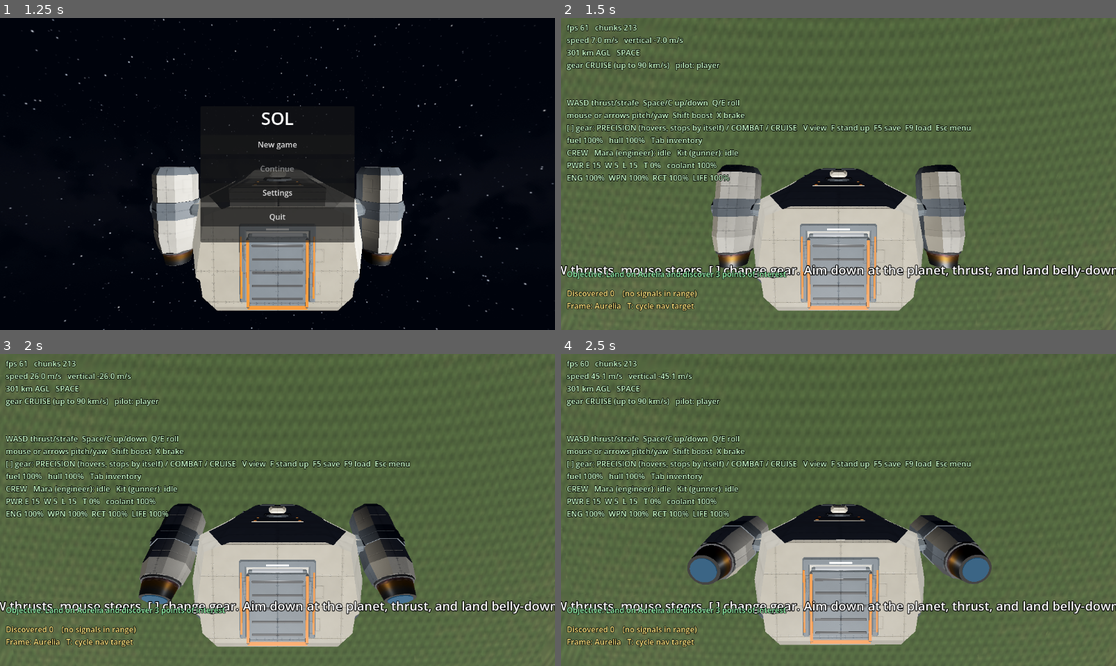
Above: before the commit, frames 1-4 (two rows, left to right).
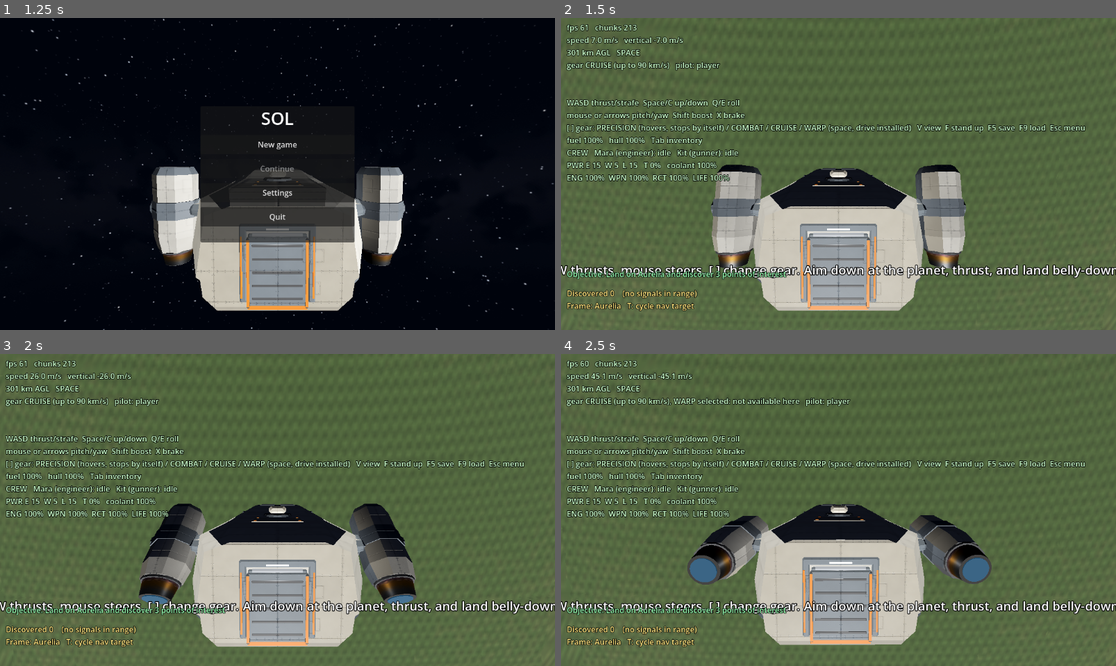
Above: after the commit, the same moments.

Repository: dryweather-2544/Sol
Game: Godot game, scene res://scenes/main.tscn
The game is run twice, just before and just after one commit, with the same random seed, the same clock (stepped at 60 frames per second) and the same inputs.
Inputs (mouse positions are in pixels of both pictures, inside the frame that each line leads up to):
- Up to frame 1 (1.25 s): tap Enter at 0.5 s; move the mouse to (399, 158) at 0.52 s; hold E (roll_right) from 0.53 s (still down); hold Shift (boost) from 0.53 s (still down); click (399, 158) at 0.67 s
- Up to frame 2 (1.5 s): release E (roll_right) at 1.25 s; release Shift (boost) at 1.25 s; click "New game" at 1.25 s
- Up to frame 3 (2 s): no input
- Up to frame 4 (2.5 s): move the mouse to (810, 510) at 2.02 s; hold ] (gear_up) from 2.03 s (still down); tap Shift (boost) at 2.1 s

Frame 1 is identical in both runs. In frame 2, 0.7% of the frame differs, in the area x 42-95%, y 34-37%; in frame 3, 0.7%; in frame 4, 1.2%, in the area x 19-95%, y 14-37%.

Commit message:
N10: add drive-gated WARP gear on latest flight model
- Fourth WARP/Limnal gear above CRUISE: 6.7x distance-scaled cap, open-space + installed-drive gating, higher fuel burn, HUD/input/save coverage.
- Repair pre-existing compressed-WAV loop length, audio warning reset/initialization, and duplicate-decal catalogue identity failures.
- Full headless suite: 315 tests / 96,572 assertions / 0 failures; real-scene gear_check covers PRECISION->COMBAT->CRUISE.
- Document limits: WARP is a speed gear, not Rodina's full RelativeTime scalar; no graphical playtest.

Diff:
--- a/src/audio/audio_library.gd
+++ b/src/audio/audio_library.gd
@@ -160,6 +160,11 @@
 	_missing.clear()
 
 
+## For tests: clear warnings logged by this library or the shared asset library.
+static func reset_warnings() -> void:
+	AssetLibrary.reset_warnings()
+
+
 ## Loops are made at runtime (the WAV files carry no loop chunk): forward loop over the whole sample, on a private copy.
 static func _prepared(wav: AudioStreamWAV, looped: bool) -> AudioStreamWAV:
 	if not looped:
@@ -172,6 +177,10 @@
 
 
 static func frame_count(wav: AudioStreamWAV) -> int:
+	# PCM formats can be counted from the byte payload. Compressed WAVs (IMA ADPCM, QOA) store
+	# fewer bytes than frames; their decoded length is the only reliable count.
+	if wav.format == AudioStreamWAV.FORMAT_IMA_ADPCM or wav.format == AudioStreamWAV.FORMAT_QOA:
+		return int(round(wav.get_length() * wav.mix_rate))
 	var bytes_per_sample := 2 if wav.format == AudioStreamWAV.FORMAT_16_BITS else 1
 	return wav.data.size() / (bytes_per_sample * (2 if wav.stereo else 1))
 
--- a/src/debug/debug_overlay.gd
+++ b/src/debug/debug_overlay.gd
@@ -81,9 +81,11 @@
 	if ship.planet != null:
 		vertical_speed = state.velocity.dot(ship.planet.up_at(state.position))
 		altitude_text = "%.0f m AGL" % state.altitude_above_ground if state.altitude_above_ground < 1.0e5 else "%.0f km AGL" % (state.altitude_above_ground / 1000.0)
-	var gear_names := ["PRECISION", "COMBAT", "CRUISE"]
+	var gear_names := ["PRECISION", "COMBAT", "CRUISE", "WARP"]
 	var gear_text: String = gear_names[state.gear]
 	var top_speed: float = ship.tuning.gear_max_speed[state.gear] * (ship.tuning.boost_multiplier if ship.last_command.boost else 1.0)
+	if state.gear == PilotCommand.GEAR_WARP and ship.environment.cruise_speed_limit < INF:
+		top_speed = minf(top_speed, ship.environment.cruise_speed_limit * ship.tuning.warp_speed_multiplier)
 	if state.gear == PilotCommand.GEAR_CRUISE:
 		top_speed = minf(top_speed, ship.environment.cruise_speed_limit)
 	gear_text += " (up to %s)" % ("%.0f m/s" % top_speed if top_speed < 1.0e4 else "%.0f km/s" % (top_speed / 1000.0))
@@ -91,7 +93,7 @@
 		gear_text += ", %s selected: %s" % [gear_names[state.selected_gear], "no fuel" if state.fuel <= 0.0 else "not available here"]
 	elif state.gear < PilotCommand.GEAR_CRUISE and state.altitude_above_ground > 20000.0:
 		gear_text += "   - press ] for %s" % ("CRUISE" if state.gear == PilotCommand.GEAR_COMBAT else "COMBAT, then ] again for CRUISE")
-	_label.text = "fps %d   chunks %d\nspeed %.1f m/s   vertica …(168 unchanged characters)… ers, stops by itself) / COMBAT / CRUISE   V view  F stand up  F5 save  F9 load  Esc menu" % [
+	_label.text = "fps %d   chunks %d\nspeed %.1f m/s   vertica …(168 unchanged characters)… ers, stops by itself) / COMBAT / CRUISE / WARP (space, drive installed)   V view  F stand up  F5 save  F9 load  Esc menu" % [
 		Engine.get_frames_per_second(), terrain.displayed_chunk_count() if terrain != null else 0,
 		state.speed(), vertical_speed, altitude_text, FlightRegime.label(state.regime),
 		gear_text, source_text, state.status_message]
--- a/src/flight/flight_model.gd
+++ b/src/flight/flight_model.gd
@@ -81,6 +81,8 @@
 	var move_speed := tuning.gear_max_speed[gear] * boost_factor
 	if gear == PilotCommand.GEAR_CRUISE:
 		move_speed = minf(move_speed, environment.cruise_speed_limit)
+	elif gear == PilotCommand.GEAR_WARP:
+		move_speed = minf(move_speed, environment.cruise_speed_limit * tuning.warp_speed_multiplier)
 	var acceleration_factor: float = tuning.gear_acceleration[gear]
 	var deceleration_factor: float = tuning.gear_deceleration[gear]
 	var velocity := ship_state.basis.transposed() * ship_state.velocity # ship-local
@@ -125,8 +127,8 @@
 			change = maxf(change, gap * clampf(command.move_lock, 0.0, 1.0))
 		if gap > 1e-9:
 			velocity += to_target * (change / gap)
-		if gear == PilotCommand.GEAR_CRUISE and environment.cruise_speed_limit < INF:
-			var over := velocity.length() - environment.cruise_speed_limit * boost_factor
+		if (gear == PilotCommand.GEAR_CRUISE or gear == PilotCommand.GEAR_WARP) and environment.cruise_speed_limit < INF:
+			var over := velocity.length() - move_speed * boost_factor
 			if over > 0.0:
 				velocity = velocity.normalized() * (velocity.length() - over * (1.0 - exp(-CRUISE_EXCESS_DECAY * delta)))
 	ship_state.velocity = ship_state.basis * velocity
--- a/src/flight/pilot_command.gd
+++ b/src/flight/pilot_command.gd
@@ -7,6 +7,8 @@
 const GEAR_DOCK := 0
 const GEAR_COMBAT := 1
 const GEAR_CRUISE := 2
+## Open-space limnal/warp gear above CRUISE; the installed warp drive and system-frame environment gate it.
+const GEAR_WARP := 3
 
 ## Ship-local, each axis -1..1, Godot axes: x right, y up, -z forward.
 var thrust := Vector3.ZERO
--- a/src/flight/player_pilot_source.gd
+++ b/src/flight/player_pilot_source.gd
@@ -36,7 +36,7 @@
 	# Shift from the gear the pilot chose (not the one in effect), so a forced lower gear does not eat a shift.
 	command.gear = ship_state.selected_gear
 	if Input.is_action_just_pressed("gear_up"):
-		command.gear = mini(command.gear + 1, PilotCommand.GEAR_CRUISE)
+		command.gear = mini(command.gear + 1, PilotCommand.GEAR_WARP)
 	if Input.is_action_just_pressed("gear_down"):
 		command.gear = maxi(command.gear - 1, PilotCommand.GEAR_DOCK)
 	return command
--- a/src/flight/ship.gd
+++ b/src/flight/ship.gd
@@ -31,6 +31,7 @@
 signal destroyed
 
 const FUEL_CRUISE_PER_SECOND := 0.002
+const FUEL_WARP_PER_SECOND := 0.01
 const FUEL_BOOST_PER_SECOND := 0.006
 
 
@@ -122,6 +123,8 @@
 	var burn := 0.0
 	if state.gear == PilotCommand.GEAR_CRUISE and command.thrust != Vector3.ZERO:
 		burn += FUEL_CRUISE_PER_SECOND
+	elif state.gear == PilotCommand.GEAR_WARP and command.thrust != Vector3.ZERO:
+		burn += FUEL_WARP_PER_SECOND
 	if command.boost and command.thrust != Vector3.ZERO:
 		burn += FUEL_BOOST_PER_SECOND
 	state.fuel = maxf(0.0, state.fuel - burn * upgrades.fuel_burn_multiplier() * delta)
--- a/src/flight/ship_tuning.gd
+++ b/src/flight/ship_tuning.gd
@@ -10,36 +10,39 @@
 ## Gear 0 is Sol's PRECISION gear (Rodina's dock/landing gear, scaled to Sol's ship): Rodina's 100 m/s suits a ship
 ## whose ramp alone is 32.4 m long (EGDataItems.lua:1155); Sol's whole ship is about 20 m, its ramp 4.2 m, so 30 m/s
 ## (Sol's choice) gives the same few-ship-lengths-per-second feel near the ground.
-@export var gear_max_speed := PackedFloat64Array([30.0, 500.0, 2.0e7])
+@export var gear_max_speed := PackedFloat64Array([30.0, 500.0, 2.0e7, 1.0e8])
 ## Rodina Acceleration: velocity change per second, as a fraction of MoveSpeed (dock 66 m/s^2, combat 1000 m/s^2).
-@export var gear_acceleration := PackedFloat64Array([0.66, 2.0, 0.5])
+@export var gear_acceleration := PackedFloat64Array([0.66, 2.0, 0.5, 0.2])
 ## Rodina Deceleration: braking above MoveSpeed (fraction of current speed per second) and drag above DragSpeed.
-@export var gear_deceleration := PackedFloat64Array([0.9, 0.75, 0.0])
+@export var gear_deceleration := PackedFloat64Array([0.9, 0.75, 0.0, 0.0])
 ## Rodina DragSpeed as a multiple of MoveSpeed (1500 m/s for dock and combat, 1.25 x MoveSpeed in cruise).
-@export var gear_drag_speed_ratio := PackedFloat64Array([15.0, 3.0, 1.25])
+@export var gear_drag_speed_ratio := PackedFloat64Array([15.0, 3.0, 1.25, 1.25])
 ## Rodina MoveStrengths, mapped to Sol axes: sideways (x), up/down (y) and backwards (+z). Forward is always full.
 ## They apply only while not braking (input with the motion, or none), so the ship can always stop.
 ## Precision vertical is 0.4 (Rodina dock: 1.0) so full down thrust (12 m/s) touches down under the 15 m/s damage limit.
-@export var gear_lateral_strength := PackedFloat64Array([0.3, 0.3, 0.3])
-@export var gear_vertical_strength := PackedFloat64Array([0.4, 0.3, 0.3])
-@export var gear_reverse_strength := PackedFloat64Array([0.3, 0.6, 0.6])
+@export var gear_lateral_strength := PackedFloat64Array([0.3, 0.3, 0.3, 0.3])
+@export var gear_vertical_strength := PackedFloat64Array([0.4, 0.3, 0.3, 0.3])
+@export var gear_reverse_strength := PackedFloat64Array([0.3, 0.6, 0.6, 0.6])
 ## Station keeping (Sol's, for the precision gear): with no input the velocity is driven to zero at the gear's
 ## acceleration instead of coasting, and the engines hold the ship against gravity up to hover_thrust_limit m/s^2.
 ## It is Rodina's MoveLock idea (match a target velocity, which Rodina's AI uses) given to the pilot in one gear.
 ## Combat and cruise keep Rodina's rule: no input, no force; momentum and gravity carry the ship.
-@export var gear_station_keeping := PackedByteArray([1, 0, 0])
+@export var gear_station_keeping := PackedByteArray([1, 0, 0, 0])
 @export var hover_thrust_limit := 60.0
 ## Rodina RotationHardness: how hard full turn input accelerates the spin, as a fraction of rotation_speed per second.
-@export var gear_rotation_hardness := PackedFloat64Array([0.35, 0.7, 0.7])
+@export var gear_rotation_hardness := PackedFloat64Array([0.35, 0.7, 0.7, 0.3])
 ## Atmosphere ratio at and below which rotation friction is the planet's full AtmosphereFriction (none at ratio 1 and
 ## above, i.e. in space). Rodina: 0.5 for dock and combat, 0.4 for cruise.
-@export var gear_full_friction_ratio := PackedFloat64Array([0.5, 0.5, 0.4])
+@export var gear_full_friction_ratio := PackedFloat64Array([0.5, 0.5, 0.4, 0.4])
 ## Rodina EGShipPlayer.RotationSpeed, rad/s: cap on the combined pitch+yaw rate; roll is capped at twice this.
 @export var rotation_speed := 2.5
 ## Sol additions (Rodina has neither): boost raises MoveSpeed; brake drives the velocity to zero at the rate full
 ## reverse thrust brakes in Rodina (brake_multiplier 1), without then reversing.
 @export var boost_multiplier := 1.5
 @export var brake_multiplier := 1.0
+## Warp gear's multiplier over the distance-scaled cruise cap. Sol's cruise is already
+## distance-scaled, so the native 209.7 relative-time value is not applied directly.
+@export var warp_speed_multiplier := 6.7
 
 
 func gear_count() -> int:
--- a/src/flight/ship_visuals.gd
+++ b/src/flight/ship_visuals.gd
@@ -308,6 +308,10 @@
 		return null
 	var decal := Decal.new()
 	decal.name = "Decal_" + decal_name
+	# Duplicate catalogue entries (two hazard stripes, repeated scorch variants) get Godot's
+	# @Decal@ auto-name, which loses the catalogue identity. Keep the source name as metadata.
+	decal.set_meta(&"catalog_set", set_id)
+	decal.set_meta(&"catalog_name", decal_name)
 	decal.size = Vector3(entry["size_x"], entry["depth"], entry["size_z"])
 	decal.texture_albedo = albedo
 	var maps: String = entry["maps"]
--- a/src/world/system_navigator.gd
+++ b/src/world/system_navigator.gd
@@ -18,7 +18,7 @@
 func fill_environment(ship_state: ShipState, environment: FlightEnvironment) -> void:
 	var distance := system.distance_to_nearest_surface(ship_state.position, time_seconds)
 	environment.gravity = Vector3.ZERO
-	environment.max_gear = PilotCommand.GEAR_CRUISE
+	environment.max_gear = PilotCommand.GEAR_WARP if warp_factor >= 0.5 else PilotCommand.GEAR_CRUISE
 	environment.cruise_speed_limit = clampf(distance * 0.3, 500.0, 2.0e7) * warp_factor
 	environment.atmosphere_ratio = INF
 	environment.atmosphere_friction = 0.0
--- a/tests/unit/audio_library_test.gd
+++ b/tests/unit/audio_library_test.gd
@@ -114,8 +114,13 @@
 	var tree := Engine.get_main_loop() as SceneTree
 	var service := AudioService.new()
 	tree.root.add_child(service)
-	assert_true(service.is_inside_tree(), "the service could be added to the tree")
-	if not service.is_inside_tree():
+	# The test runner executes in SceneTree._initialize, before the root window itself has entered
+	# the tree; a child can still be attached. Check the attachment, not a notification that has not run.
+	assert_eq(service.get_parent(), tree.root, "the service could be added to the tree")
+	# _initialize runs before the root window gets its ENTER_TREE notification, so run the
+	# service's own setup explicitly; this is the same _ready() the real scene calls.
+	service._ready()
+	if service.get_parent() != tree.root:
 		service.free()
 		return
 	var started: Array = []
--- a/tests/unit/flight_model_test.gd
+++ b/tests/unit/flight_model_test.gd
@@ -198,7 +198,7 @@
 	assert_eq(ship_state.gear, PilotCommand.GEAR_CRUISE, "cruise again once allowed, without a new shift")
 	cruise.gear = 99
 	_fly(ship_state, cruise, 1)
-	assert_eq(ship_state.gear, 2, "99 clamps to the highest gear (cruise)")
+	assert_eq(ship_state.gear, 3, "99 clamps to the highest gear (warp)")
 
 
 func test_shifting_down_at_speed_changes_velocity_smoothly() -> void:
@@ -379,3 +379,22 @@
 	var roll_before := _pitch_and_roll(ship_state).y
 	_fly(ship_state, _turn(Vector3.ZERO), 60, _air(0.25))
 	assert_near(_pitch_and_roll(ship_state).y, roll_before, 1e-4, "beyond the 1.2 rad pitch limit deep in the air: no levelling")
+
+
+func test_warp_gear_has_a_higher_cap_than_cruise() -> void:
+	var cruise := ShipState.new()
+	var warp := ShipState.new()
+	var cruise_command := PilotCommand.new()
+	cruise_command.gear = PilotCommand.GEAR_CRUISE
+	cruise_command.thrust = Vector3(0, 0, -1)
+	var warp_command := PilotCommand.new()
+	warp_command.gear = PilotCommand.GEAR_WARP
+	warp_command.thrust = Vector3(0, 0, -1)
+	var environment := FlightEnvironment.new()
+	environment.cruise_speed_limit = 5000.0
+	var tuning := ShipTuning.new()
+	for tick in 600:
+		FlightModel.step(cruise, cruise_command, tuning, environment, 1.0 / 60.0)
+		FlightModel.step(warp, warp_command, tuning, environment, 1.0 / 60.0)
+	assert_near(cruise.speed(), 5000.0, 1e-3)
+	assert_near(warp.speed(), 5000.0 * tuning.warp_speed_multiplier, 1e-3)
--- a/tests/unit/items_test.gd
+++ b/tests/unit/items_test.gd
@@ -140,3 +140,31 @@
 		ship.simulate_tick(DELTA)
 	assert_near(ship.state.speed(), 500.0, 0.5, "and no boost: %f" % ship.state.speed())
 	ship.free()
+
+
+func test_warp_gear_burns_more_fuel_than_cruise() -> void:
+	var cruise := Ship.new()
+	var cruise_command := PilotCommand.new()
+	cruise_command.gear = PilotCommand.GEAR_CRUISE
+	cruise_command.thrust = Vector3(0, 0, -1)
+	var cruise_commands: Array[PilotCommand] = []
+	for tick in 60:
+		cruise_commands.append(cruise_command)
+	cruise.controller.request_control(ScriptedPilotSource.new(cruise_commands), &"pilot_seat")
+	for tick in 60:
+		cruise.simulate_tick(DELTA)
+	var warp := Ship.new()
+	var warp_command := PilotCommand.new()
+	warp_command.gear = PilotCommand.GEAR_WARP
+	warp_command.thrust = Vector3(0, 0, -1)
+	var warp_commands: Array[PilotCommand] = []
+	for tick in 60:
+		warp_commands.append(warp_command)
+	warp.controller.request_control(ScriptedPilotSource.new(warp_commands), &"pilot_seat")
+	for tick in 60:
+		warp.simulate_tick(DELTA)
+	assert_near(cruise.state.fuel, 1.0 - Ship.FUEL_CRUISE_PER_SECOND, 1e-6)
+	assert_near(warp.state.fuel, 1.0 - Ship.FUEL_WARP_PER_SECOND, 1e-6)
+	assert_true(warp.state.fuel < cruise.state.fuel, "warp is the thirstier drive")
+	cruise.free()
+	warp.free()
--- a/tests/unit/pilot_controller_test.gd
+++ b/tests/unit/pilot_controller_test.gd
@@ -80,3 +80,13 @@
 	controller.request_control(ScriptedPilotSource.new(), &"pilot_seat")
 	assert_eq(controller.poll_command(ShipState.new(), 0.016).source_id, &"scripted")
 	controller.free()
+
+
+func test_player_gear_shift_can_reach_warp() -> void:
+	var source := PlayerPilotSource.new()
+	var state := ShipState.new()
+	state.selected_gear = PilotCommand.GEAR_CRUISE
+	Input.action_press("gear_up")
+	var command := source.poll(state, 1.0 / 60.0)
+	Input.action_release("gear_up")
+	assert_eq(command.gear, PilotCommand.GEAR_WARP, "the player can select warp above cruise")
--- a/tests/unit/progress_test.gd
+++ b/tests/unit/progress_test.gd
@@ -92,3 +92,17 @@
 	assert_true(migrated["ok"])
 	assert_eq(migrated["data"]["progress"]["warp_installed"], true, "players of older saves are not locked out of open space")
 	session.ship.free()
+
+
+func test_warp_gear_is_gated_by_the_installed_drive_and_open_space() -> void:
+	var system := StarSystem.default_system()
+	var navigator := SystemNavigator.new(system)
+	var state := ShipState.new()
+	state.position = WorldPos.new(StarSystem.SYSTEM_FRAME, 4.0e8, 0.0, 0.0)
+	var environment := FlightEnvironment.new()
+	navigator.warp_factor = 0.0005
+	navigator.fill_environment(state, environment)
+	assert_eq(environment.max_gear, PilotCommand.GEAR_CRUISE, "dead drive cannot select warp")
+	navigator.warp_factor = 1.0
+	navigator.fill_environment(state, environment)
+	assert_eq(environment.max_gear, PilotCommand.GEAR_WARP, "installed drive can select warp")
--- a/tests/unit/save_roundtrip_test.gd
+++ b/tests/unit/save_roundtrip_test.gd
@@ -131,3 +131,15 @@
 	assert_near(restored.suit.health, 0.8, 1e-9)
 	original.ship.free()
 	restored.ship.free()
+
+
+func test_warp_gear_survives_a_save_round_trip() -> void:
+	var original := _new_session(300000.0, Vector3(0, 0, -100))
+	original.ship.state.gear = PilotCommand.GEAR_WARP
+	original.ship.state.selected_gear = PilotCommand.GEAR_WARP
+	var pair := _round_trip(original, "warp_gear")
+	var restored: GameSession = pair["restored"]
+	assert_eq(restored.ship.state.gear, PilotCommand.GEAR_WARP, "warp gear is saved")
+	assert_eq(restored.ship.state.selected_gear, PilotCommand.GEAR_WARP, "warp selection is saved")
+	original.ship.free()
+	restored.ship.free()
--- a/tests/unit/ship_screens_decals_test.gd
+++ b/tests/unit/ship_screens_decals_test.gd
@@ -33,11 +33,17 @@
 	assert_eq(decals.size(), 14 + hazard_rooms, "decal count (14 fixed + %d scorch)" % hazard_rooms)
 	for decal in decals:
 		var entry: Dictionary = {}
-		for set_id in DecalCatalog.SETS:
-			var name_in_catalog := decal.name.trim_prefix("Decal_")
-			if DecalCatalog.SETS[set_id].has(name_in_catalog):
-				entry = DecalCatalog.SETS[set_id][name_in_catalog]
-				break
+		# Duplicate sibling names get Godot's @Decal@ auto-name; the builder stores the authored
+		# catalogue identity in metadata so the test still checks the source entry.
+		var catalog_name := String(decal.get_meta(&"catalog_name", decal.name.trim_prefix("Decal_")))
+		var catalog_set := String(decal.get_meta(&"catalog_set", ""))
+		if catalog_set != "" and DecalCatalog.SETS.has(catalog_set):
+			entry = DecalCatalog.SETS[catalog_set].get(catalog_name, {})
+		else:
+			for set_id in DecalCatalog.SETS:
+				if DecalCatalog.SETS[set_id].has(catalog_name):
+					entry = DecalCatalog.SETS[set_id][catalog_name]
+					break
 		assert_true(not entry.is_empty(), "%s is in the catalogue" % decal.name)
 		if entry.is_empty():
 			continue
Not shown, changed: docs/DEV_STATUS.md
Not shown, changed: docs/MILESTONES.md
Not shown, added: docs/N10_WARP_IMPLEMENTATION.md
Not shown, changed: docs/PLAYING.md
Not shown, changed: docs/RODINA_PHYSICS_AUDIT.md
Not shown, changed: docs/SOL_PHYSICS_IMPLEMENTATION_PLAN.md
